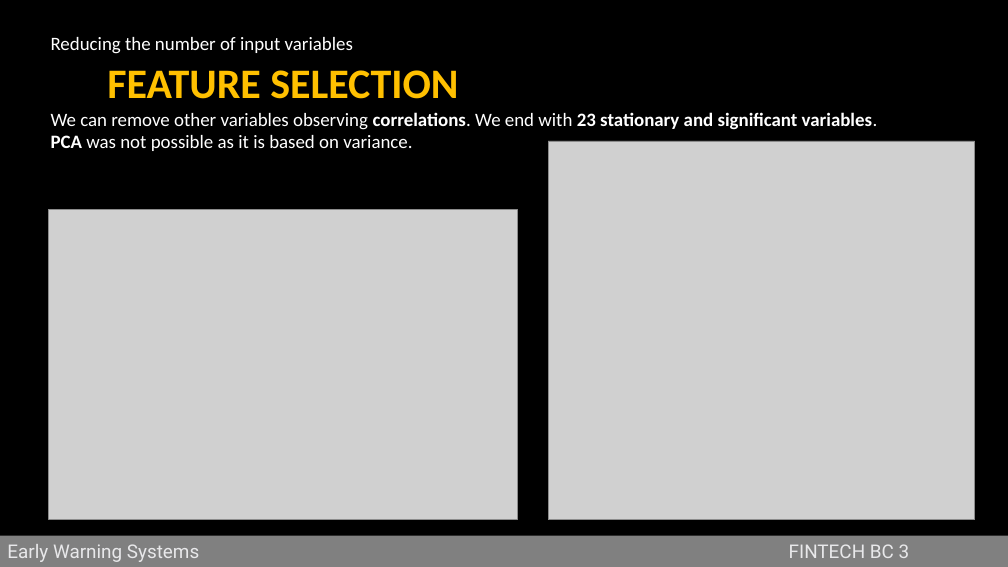
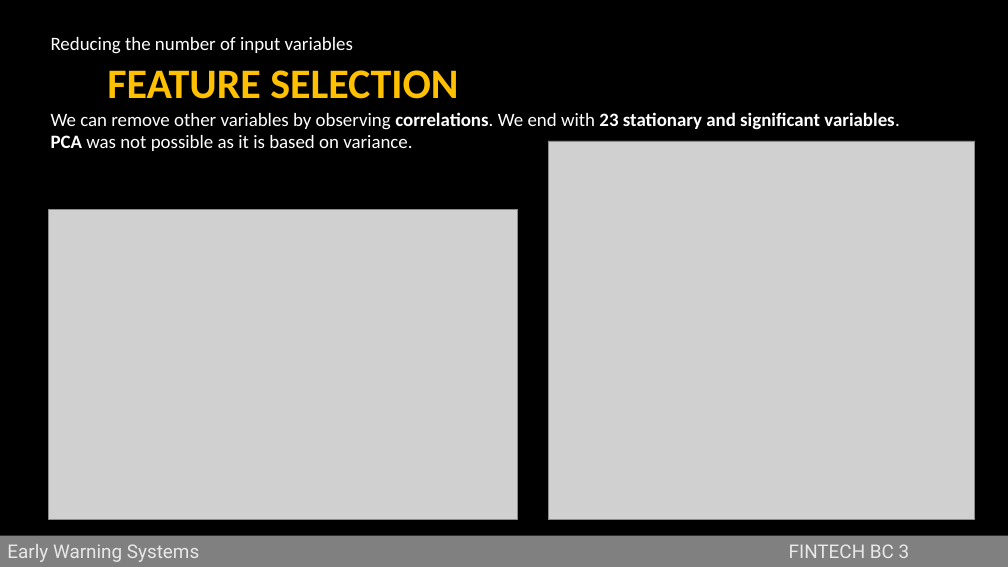
Before and after one commit to jstringara/Fintech, a slide deck: slide 6 of BC3/G/Bozza.pptx. Drawn at 1008x567 pixels with LibreOffice and Linux fonts; fonts in the diff are those of the drawing; grey boxes stand for pictures; background and template pictures are left out. Boxes give left, top, right and bottom in pixels: in the first picture for what was removed or moved away, otherwise in the second. Text is boxed around its words. In the diff, an @@ line names an element or a change of style, - is before the commit and + after.

```diff
--- a/BC3/G/Bozza.pptx
+++ b/BC3/G/Bozza.pptx
@@ text at (x1=51, y1=112, x2=900, y2=130): text changed; bold off @@
-We can remove other variables observing correlations. We end with 23 stationary and significant variables.
+We can remove other variables by observing correlations. We end with 23 stationary and significant variables.
```
Also in this commit, not shown: 4 other slides changed.
